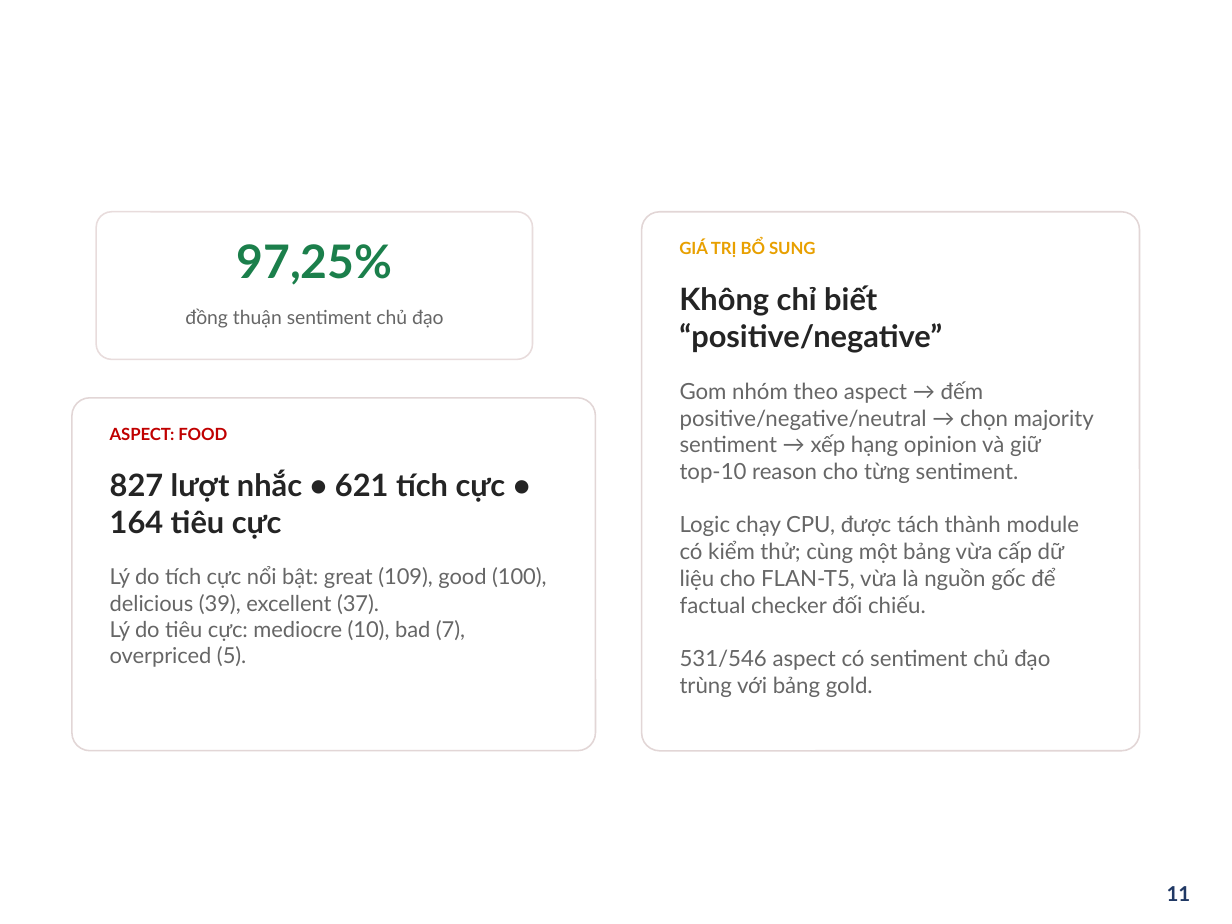
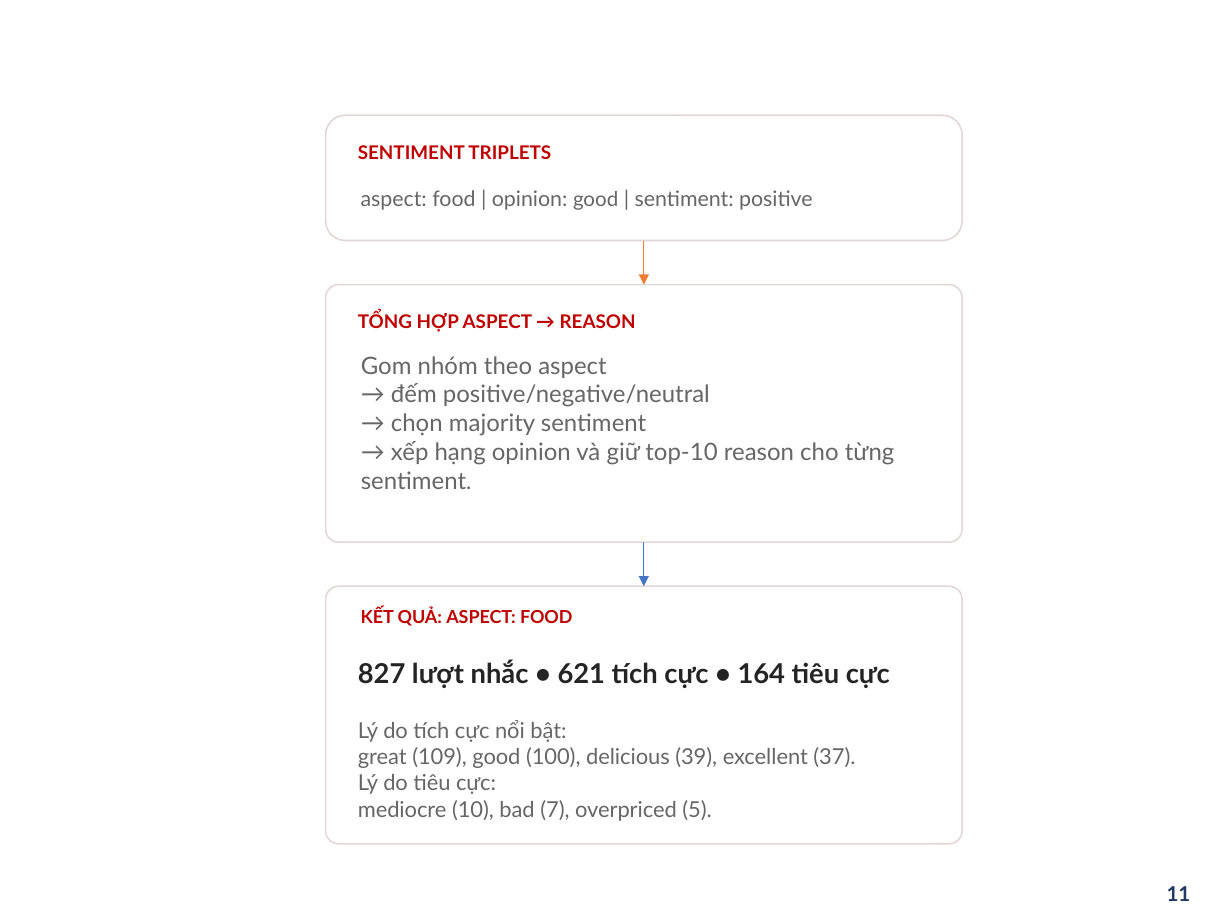
Before and after one commit to dattm27/20252B-Gen-AI, a slide deck: slide 11 of report/Nhom_15_GenAI.pptx. Drawn at 1232x924 pixels with LibreOffice and Linux fonts; fonts in the diff are those of the drawing; background and template pictures are left out. Boxes give left, top, right and bottom in pixels: in the first picture for what was removed or moved away, otherwise in the second. Text is boxed around its words. In the diff, an @@ line names an element or a change of style, - is before the commit and + after.

Commit message:
update slides

```diff
--- a/report/Nhom_15_GenAI.pptx
+++ b/report/Nhom_15_GenAI.pptx
@@ rounded rectangle added at [325,116,962,241], outline #E2D6D6 0.9 pt @@
@@ text added at [358,145,551,159], 11 pt, text #C00000, bold @@
+SENTIMENT TRIPLETS
@@ text added at [361,190,813,210], 12.5 pt, text #666666 @@
+aspect: food | opinion: good | sentiment: positive
@@ rounded rectangle removed at [96,212,532,360] @@
@@ text removed at [237,244,393,285] @@
-97,25%
@@ arrow added from (644, 240) to (644, 285), #ED7D31 0.5 pt @@
@@ text removed at [679,240,816,257] @@
-GIÁ TRỊ BỔ SUNG
@@ rounded rectangle: place and size @@
-rounded rectangle at [642,212,1140,752]
+rounded rectangle at [325,285,962,542]
@@ rounded rectangle at [325,285,962,542]: proportions changed @@
@@ text removed at [679,285,942,353] @@
-Không chỉ biết “positive/negative”
@@ text removed at [185,308,443,328] @@
-đồng thuận sentiment chủ đạo
@@ text added at [358,312,636,332], 11 pt, text #C00000, bold @@
+TỔNG HỢP ASPECT → REASON
@@ text at [361,356,895,489]: text changed; size 13 to 14 pt @@
-Gom nhóm theo aspect → đếm positive/negative/neutral → chọn majority sentiment → xếp hạng opinion và giữ top-10 reason cho từng sentiment.
-Logic chạy CPU, được tách thành module có kiểm thử; cùng một bảng vừa cấp dữ liệu cho FLAN-T5, vừa là nguồn gốc để factual checker đối chiếu.
-531/546 aspect có sentiment chủ đạo trùng với bảng gold.
+Gom nhóm theo aspect
+→ đếm positive/negative/neutral
+→ chọn majority sentiment
+→ xếp hạng opinion và giữ top-10 reason cho từng sentiment.
@@ arrow added from (644, 542) to (644, 586), #4472C4 0.5 pt @@
@@ rounded rectangle: place and size @@
-rounded rectangle at [71,398,595,750]
+rounded rectangle at [325,586,962,844]
@@ text at [361,608,572,626]: text changed; size 9.8 to 10.5 pt @@
-ASPECT: FOOD
+KẾT QUẢ: ASPECT: FOOD
@@ text "827 lượt nhắc • 621 ...": place and size @@
-text "827 lượt nhắc • 621 ..." at [110,470,506,539]
+text "827 lượt nhắc • 621 ..." at [358,659,890,688]
@@ text "827 lượt nhắc • 621 ..." at [358,659,890,688]: size 18 to 16 pt @@
@@ text at [358,720,855,821]: text changed @@
-Lý do tích cực nổi bật: great (109), good (100), delicious (39), excellent (37).
-Lý do tiêu cực: mediocre (10), bad (7), overpriced (5).
+Lý do tích cực nổi bật:
+great (109), good (100), delicious (39), excellent (37).
+Lý do tiêu cực:
+mediocre (10), bad (7), overpriced (5).
```
Also in this commit, not shown: 3 other slides changed, 5 slides added, 4 slides removed.
